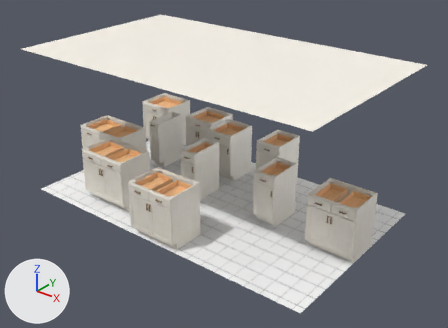
An edit to the COLLADA model images/Cabinets/B_Cab.dae, drawn before and after from the same camera.
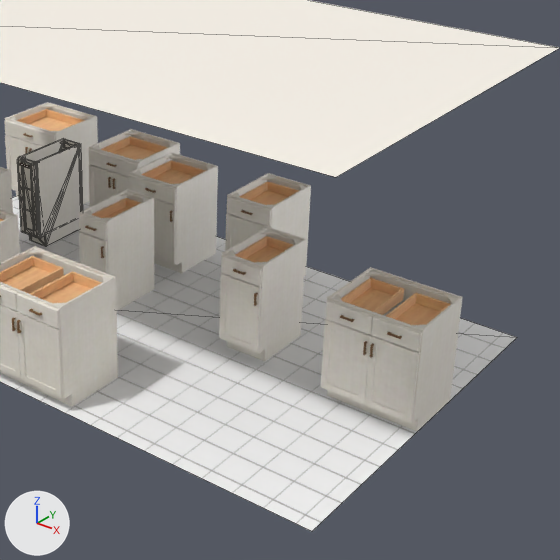
Old and new are each drawn whole from a 50 mm lens placed at (10.77, -3.72, 5.02), pointed at (5.31, 3.11, 0.79) and again close up on the part from 31% to 95% of the width and 12% to 100% of the height. Arrows for +X, +Y and +Z are at lower left; the lights stay in place. The last two pictures show the newer version. The close-ups show mesh edges as thin lines. Where no turn or scale is listed for an object, it has been applied to the vertices.

Names of what the first close-up shows: 'B09POL', 'B12L', 'B15L', 'B18L', 'B21L', 'B24', 'B27', 'B30', 'B33', 'B36', 'Ceiling', 'Floor' and 1 more.
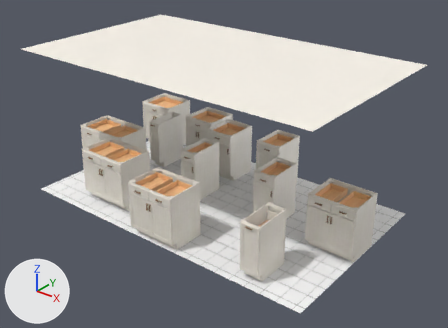
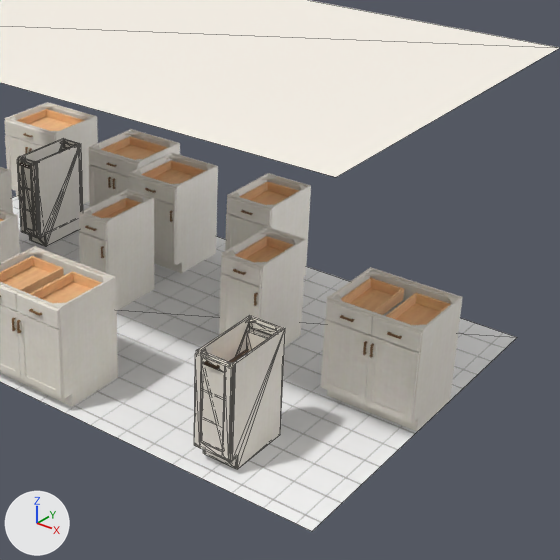
What differs and where, as boxes (x1, y1, x2, y2) in the close-ups (560 x 560 px):
'B12POL', added: after (194, 315, 285, 469)
    faces in mat_m0common_vis510301 (picture img_common_vis510301_jpg): (194, 315, 285, 469)
    faces in mat_m1common_vis510303 (picture img_common_vis510303_jpg): (201, 318, 280, 468)

The change, as a diff of the scene's bpy script:
```diff
--- a/images/Cabinets/B_Cab.dae.py
+++ b/images/Cabinets/B_Cab.dae.py
@@ me_b12pol @@
+me_b12pol.from_pydata(...)  # 216 vertices, 376 faces; spans x 0.0..0.305, y -0.654..0.0, z 0.0..0.876
+# faces by material slot: [148, 92, 28, 108]
+me_b12pol.materials.append(mat_m0common_vis510301)  # picture img_common_vis510301_jpg
+me_b12pol.materials.append(mat_m1common_vis510303)  # picture img_common_vis510303_jpg
+me_b12pol.materials.append(mat_m2common_vis8004)  # brown #805d34
+me_b12pol.materials.append(mat_m5common_vis510061)  # picture img_common_vis510061_jpg
@@ ob_b12pol @@
+ob_b12pol = bpy.data.objects.new('B12POL', me_b12pol)
+ob_b12pol.location = (6.634, 2.405, 0.0)
```
